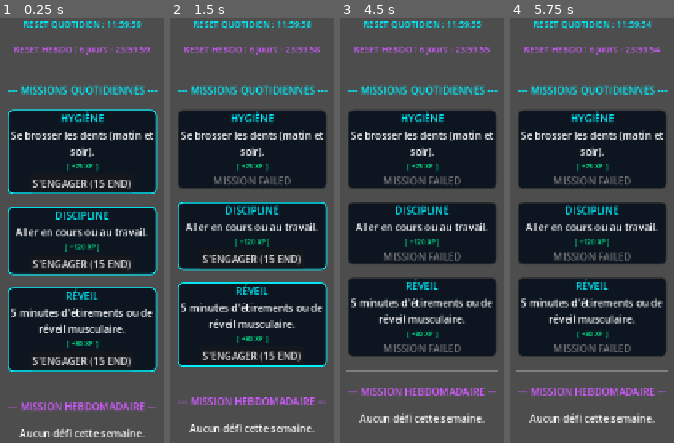
Above: before the commit, frames 1-4 (left to right).
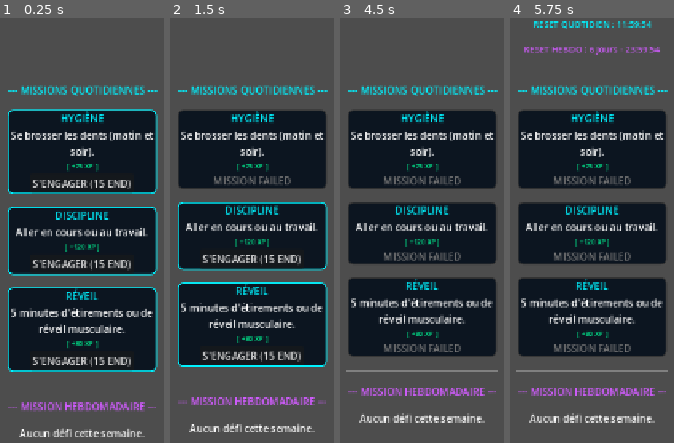
Above: after the commit, the same moments.

Repository: Argoht/Jeu
Game: Godot game, scene res://Scenes/MissionsUI.tscn
Two runs of this game, one before a commit and one after it. Both use one fixed random seed, a clock stepped at 60 frames per second and the inputs below.
Inputs:
- Up to frame 1 (0.25 s): no input
- Up to frame 2 (1.5 s): click "S'ENGAGER (15 END)" at 0.5 s; click "ÉCHEC" at 1.25 s
- Up to frame 3 (4.5 s): click "S'ENGAGER (15 END)" at 2 s; click "ÉCHEC" at 2.75 s; click "S'ENGAGER (15 END)" at 3.5 s; click "ÉCHEC" at 4.25 s
- Up to frame 4 (5.75 s): tap Enter at 5 s

The runs differ from the first frame. In frame 1, 1.5% of the frame differs, in the area x 8-92%, y 0-9%; in frame 2, 1.5%; in frame 3, 1.5%; in frame 4, nothing differs.

Commit message:
fix: corriger 5 bugs identifiés lors de la revue du projet
- save/load : ajouter end, max_hp, max_end et inventory (données perdues au redémarrage)
- accept_mission : vérifier les prérequis de stats avant d'accepter une mission
- MissionData : renommer END → VIT dans l'enum Stat pour correspondre au dict stats
- MissionsUI : limiter la mise à jour des timers à 1 fois/seconde (perf)
- s_maitrise : corriger base_xp = 0 → 8000 (oubli rang S)

https://claude.ai/code/session_019T2txxZBcmxeHzpZfuDRYS

Diff:
--- a/jeu/Data/Missions/s_maitrise.tres
+++ b/jeu/Data/Missions/s_maitrise.tres
@@ -9,6 +9,6 @@
 description = "Se lever avant 7h30 pendant 7 jours."
 rank = 6
 req_wil = 60
-base_xp = 0
+base_xp = 8000
 reward_stat = 8
 reward_stat_amount = 1
--- a/jeu/Scripts/GlobalEngine.gd
+++ b/jeu/Scripts/GlobalEngine.gd
@@ -85,7 +85,8 @@
 	var file = FileAccess.open(SAVE_PATH, FileAccess.WRITE)
 	if file:
 		var save_data = {
-			"hp": hp, "lvl": lvl, "xp": xp, "stat_points": stat_points,
+			"hp": hp, "max_hp": max_hp, "lvl": lvl, "xp": xp, "stat_points": stat_points,
+			"end": end, "max_end": max_end,
 			"stats": stats, "inventory": inventory,
 			"available_missions": available_missions,
 			"available_weekly_missions": available_weekly_missions,
@@ -102,9 +103,13 @@
 	if typeof(save_data) == TYPE_DICTIONARY:
 		lvl = int(save_data.get("lvl", 1))
 		hp = int(save_data.get("hp", 100))
+		max_hp = int(save_data.get("max_hp", 100))
 		xp = int(save_data.get("xp", 0))
 		stat_points = int(save_data.get("stat_points", 0))
+		end = int(save_data.get("end", 100))
+		max_end = int(save_data.get("max_end", 100))
 		stats = save_data.get("stats", stats)
+		inventory = save_data.get("inventory", [])
 		available_missions = save_data.get("available_missions", [])
 		available_weekly_missions = save_data.get("available_weekly_missions", [])
 
@@ -129,13 +134,25 @@
 	stats_updated.emit()
 
 func accept_mission(mission_dict: Dictionary) -> bool:
-	if end >= mission_dict.end_cost:
-		end -= mission_dict.end_cost
-		mission_dict["status"] = "in_progress"
-		stats_updated.emit()
-		save_game()
-		return true
-	return false
+	var m_data = all_missions.get(mission_dict.id)
+	if not m_data: return false
+	if end < mission_dict.end_cost: return false
+
+	# req_end dans MissionData correspond à la stat "vit" (vitalité/endurance)
+	var req_map = {
+		"str": m_data.req_str, "dex": m_data.req_dex, "vit": m_data.req_end,
+		"int": m_data.req_int, "wis": m_data.req_wis, "cha": m_data.req_cha,
+		"per": m_data.req_per, "wil": m_data.req_wil
+	}
+	for stat_key in req_map:
+		if stats.get(stat_key, 0) < req_map[stat_key]:
+			return false
+
+	end -= mission_dict.end_cost
+	mission_dict["status"] = "in_progress"
+	stats_updated.emit()
+	save_game()
+	return true
 
 func process_mission_result(mission_dict: Dictionary, success: bool):
 	var m_data = all_missions.get(mission_dict.id)
--- a/jeu/Scripts/MissionData.gd
+++ b/jeu/Scripts/MissionData.gd
@@ -4,7 +4,7 @@
 ## Énumérations pour structurer les données proprement
 enum Rank { F, E, D, C, B, A, S }
 enum MissionType { QUOTIDIENNE, HEBDOMADAIRE }
-enum Stat { AUCUNE, STR, DEX, END, INT, WIS, CHA, PER, WIL }
+enum Stat { AUCUNE, STR, DEX, VIT, INT, WIS, CHA, PER, WIL }
 
 @export_category("Informations Générales")
 @export var id: String = "mission_001"
--- a/jeu/Scripts/MissionGenerator.gd
+++ b/jeu/Scripts/MissionGenerator.gd
@@ -54,7 +54,7 @@
 
 		# --- RANG S ---
 		{ "id": "s_performance", "title": "Performance", "desc": "1 heure de cardio intense.", "rank": 6, "type": 0, "xp": 14000, "req_end": 65 },
-		{ "id": "s_maitrise", "title": "Maîtrise", "desc": "Se lever avant 7h30 pendant 7 jours.", "rank": 6, "type": 0, "xp": 0, "stat": 8, "stat_amount": 1, "req_wil": 60 },
+		{ "id": "s_maitrise", "title": "Maîtrise", "desc": "Se lever avant 7h30 pendant 7 jours.", "rank": 6, "type": 0, "xp": 8000, "stat": 8, "stat_amount": 1, "req_wil": 60 },
 		{ "id": "s_corps", "title": "Corps", "desc": "Mobilité et contrôle corporel total.", "rank": 6, "type": 0, "xp": 9000, "req_dex": 60 },
 		{ "id": "s_explosivite", "title": "Explosivité", "desc": "Séance sportive de niveau athlète.", "rank": 6, "type": 0, "xp": 15000, "req_str": 65 },
 		{ "id": "s_calme", "title": "Calme", "desc": "Méditer 15 minutes.", "rank": 6, "type": 0, "xp": 6000, "req_wis": 55 },
--- a/jeu/Scripts/MissionsUI.gd
+++ b/jeu/Scripts/MissionsUI.gd
@@ -1,6 +1,7 @@
 extends MarginContainer
 
 @onready var mission_vbox = VBoxContainer.new()
+var _timer_acc: float = 0.0
 
 func _ready():
 	add_theme_constant_override("margin_left", 20)
@@ -118,7 +119,10 @@
 	v.add_child(btns); mar.add_child(v); card.add_child(mar)
 	return card
 
-func _process(_delta):
+func _process(delta):
+	_timer_acc += delta
+	if _timer_acc < 1.0: return
+	_timer_acc = 0.0
 	var d = mission_vbox.get_node_or_null("TimerDaily")
 	if d: d.text = "RESET QUOTIDIEN : " + GlobalEngine.get_time_string()
 	var w = mission_vbox.get_node_or_null("TimerWeekly")
